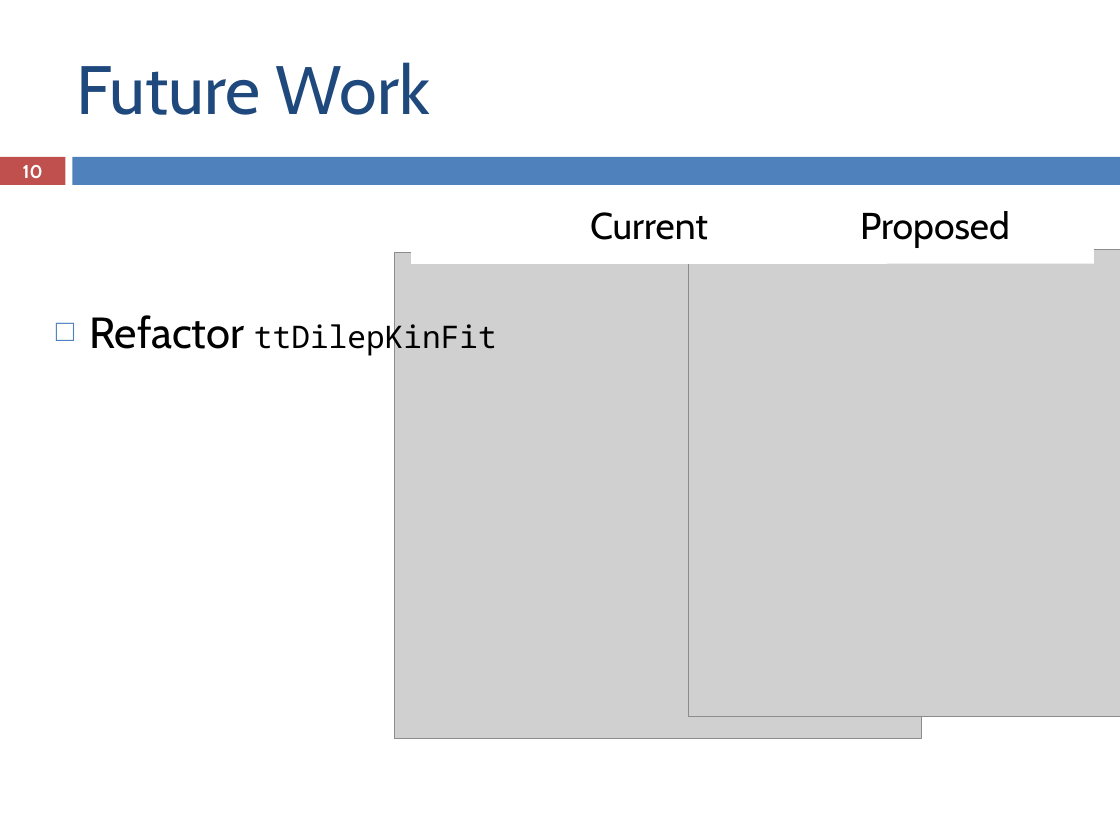
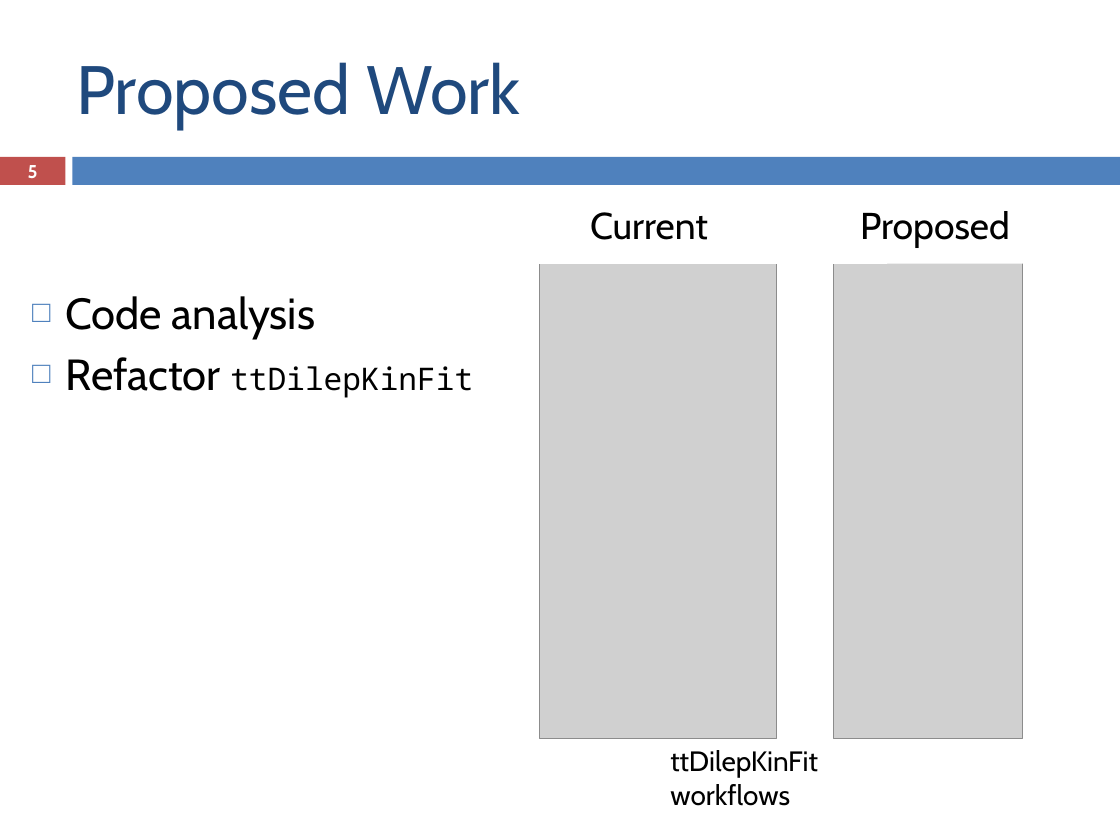
Before and after one commit to ampereira/mscthesis-liptool, a slide deck: slide 5 of doc/pre-thesis/presentation/pre-thesis_presentation.pptx (slide 10 before the commit). Drawn at 1120x840 pixels with LibreOffice and Linux fonts; fonts in the diff are those of the drawing; grey boxes stand for pictures. Boxes give left, top, right and bottom in pixels: in the first picture for what was removed or moved away, otherwise in the second. Text is boxed around its words. In the diff, an @@ line names an element or a change of style, - is before the commit and + after.

```diff
--- a/doc/pre-thesis/presentation/pre-thesis_presentation.pptx
+++ b/doc/pre-thesis/presentation/pre-thesis_presentation.pptx
@@ text "Code analysis": place and size @@
-text "Code analysis" at (89, 315, 497, 356)
+text "Code analysis" at (66, 296, 473, 398)
@@ title at (76, 62, 520, 129): text changed @@
-Future Work
+Proposed Work
@@ page number at (28, 165, 38, 178): text changed @@
-10
+5
@@ picture: place and size @@
-picture at (394, 252, 922, 738)
+picture at (539, 252, 776, 738)
@@ picture: place and size @@
-picture at (688, 250, 1120, 717)
+picture at (833, 250, 1021, 738)
@@ text at (66, 296, 315, 340): paragraph added @@
+  □ Code analysis
@@ text added at (670, 750, 818, 806), 18 pt, text #000000 @@
+ttDilepKinFit workflows
```
Also in this commit, not shown: 8 other slides changed, 4 slides added, 2 slides removed, 7 other files.
